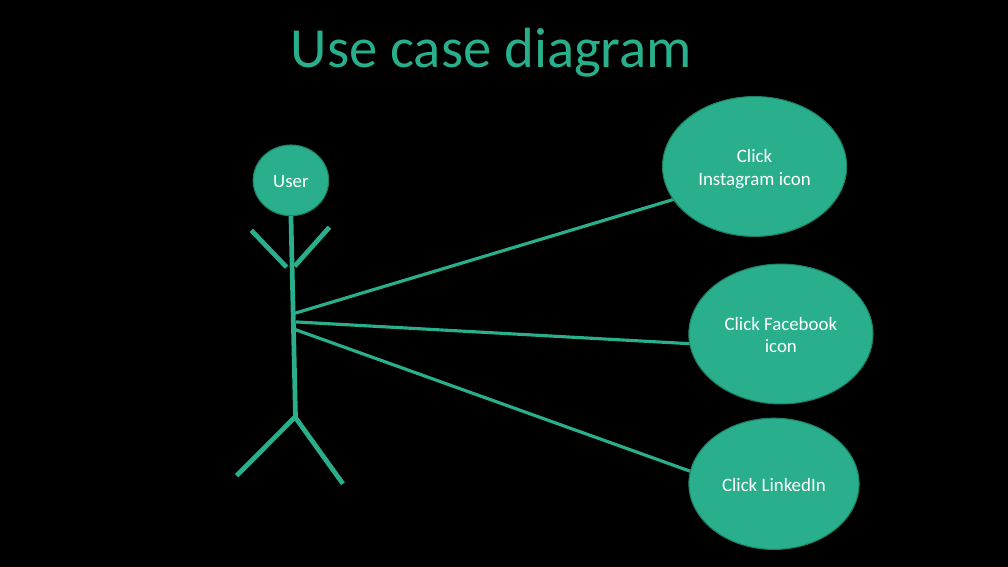
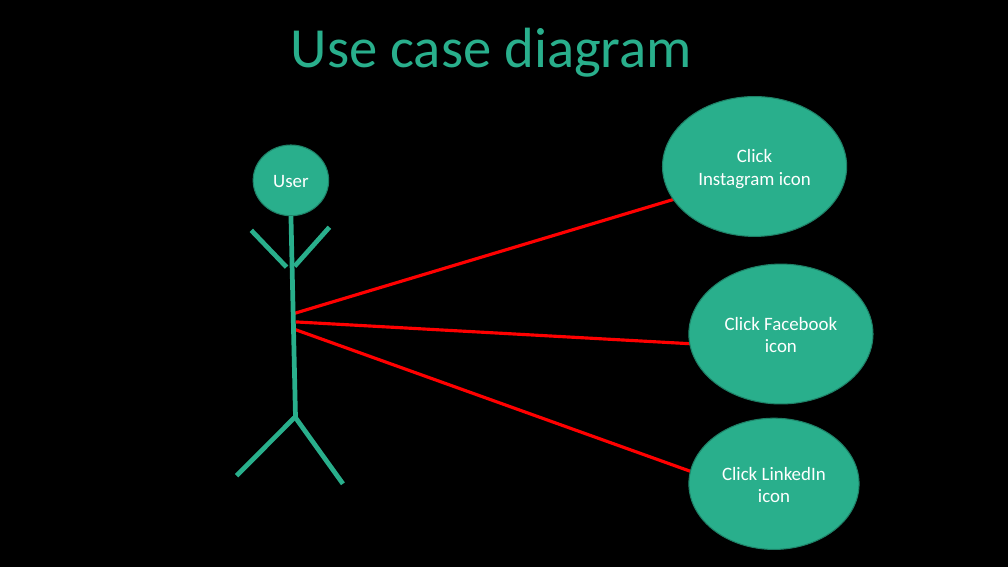
Before and after one commit to kaezhar97/personal-website, a slide deck: slide 2 of design/personal-website-design.pptx. Drawn at 1008x567 pixels with LibreOffice and Linux fonts; fonts in the diff are those of the drawing. Boxes give left, top, right and bottom in pixels: in the first picture for what was removed or moved away, otherwise in the second. Text is boxed around its words. In the diff, an @@ line names an element or a change of style, - is before the commit and + after.

```diff
--- a/design/personal-website-design.pptx
+++ b/design/personal-website-design.pptx
@@ line (293, 314) - (677, 199): stroke #29AF8C 3 pt to #FF0000 3 pt @@
@@ line (296, 322) - (695, 344): stroke #29AF8C 3 pt to #FF0000 3 pt @@
@@ line (294, 330) - (693, 473): stroke #29AF8C 3 pt to #FF0000 3 pt @@
@@ text in ellipse at (722, 467, 826, 502): text changed @@
-Click LinkedIn
+Click LinkedIn icon
```
Also in this commit, not shown: 1 other file.
